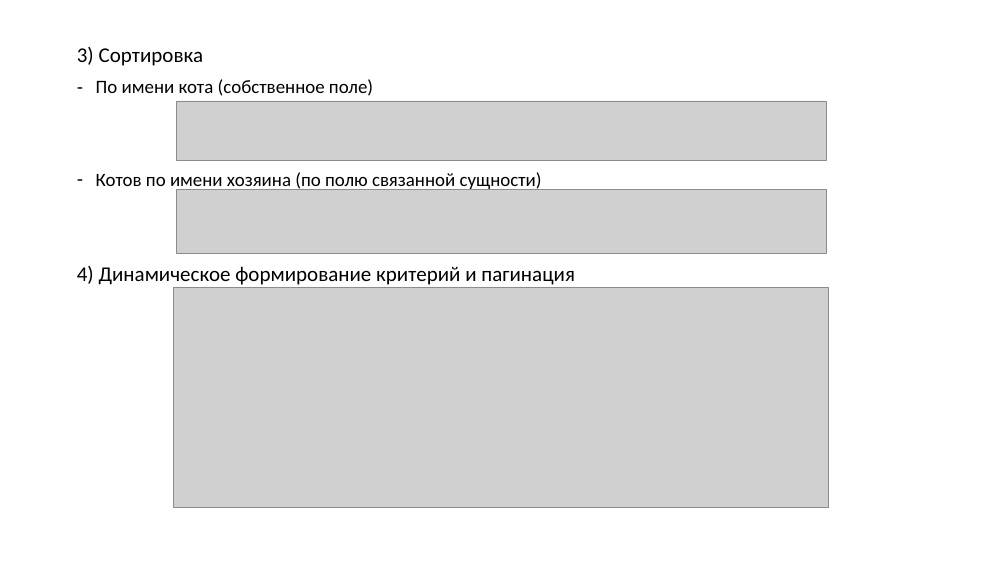
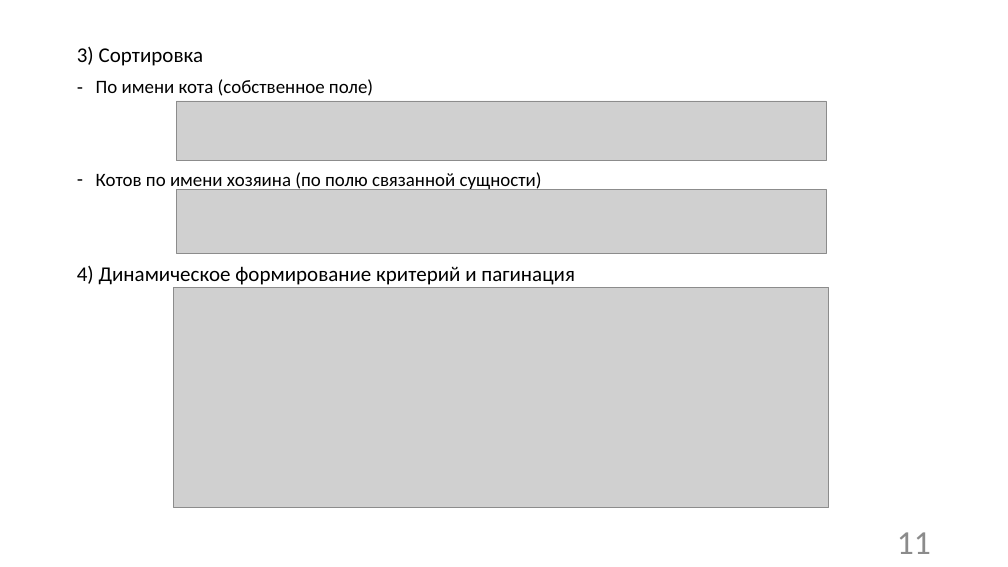
Before and after one commit to akorob/queryDsl, a slide deck: slide 11 of queryDsl_13.09.2017_presentation.pptx. Drawn at 1008x567 pixels with LibreOffice and Linux fonts; fonts in the diff are those of the drawing; grey boxes stand for pictures. Boxes give left, top, right and bottom in pixels: in the first picture for what was removed or moved away, otherwise in the second. Text is boxed around its words. In the diff, an @@ line names an element or a change of style, - is before the commit and + after.

```diff
--- a/queryDsl_13.09.2017_presentation.pptx
+++ b/queryDsl_13.09.2017_presentation.pptx
@@ page number added at <box>897,532,931,554</box>, 32 pt, text #8C8C8C @@
+11
```
Also in this commit, not shown: 11 other slides changed, 1 other file.
